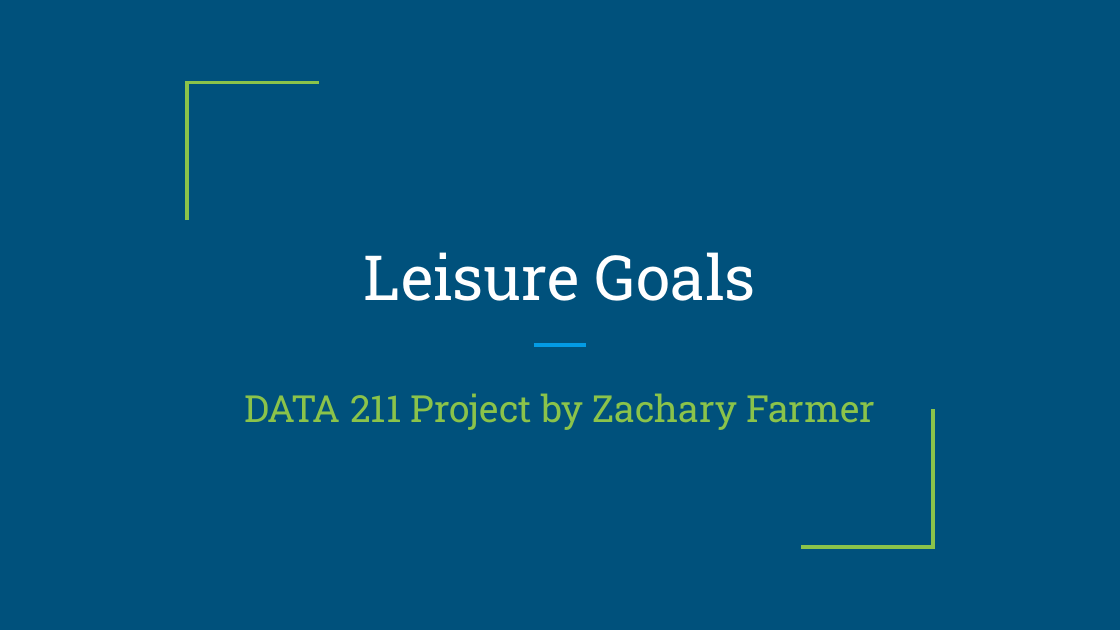
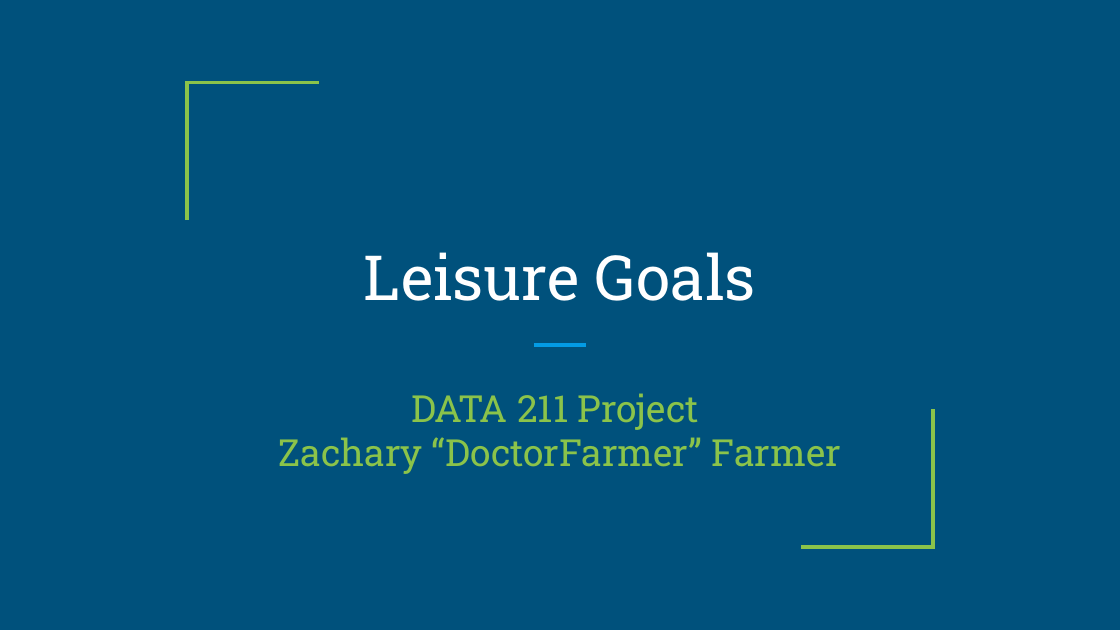
Before and after one commit to DoctorFarmer/DataScienceDegree, a slide deck: slide 1 of Data211 Project.pptx. Drawn at 1120x630 pixels with LibreOffice and Linux fonts; fonts in the diff are those of the drawing. Boxes give left, top, right and bottom in pixels: in the first picture for what was removed or moved away, otherwise in the second. Text is boxed around its words. In the diff, an @@ line names an element or a change of style, - is before the commit and + after.

Commit message:
Project upload 2
Updated project with new graph

```diff
--- a/Data211 Project.pptx
+++ b/Data211 Project.pptx
@@ subtitle at (x1=279, y1=393, x2=841, y2=474): text changed @@
-DATA 211 Project by Zachary Farmer
+DATA 211 Project
+Zachary “DoctorFarmer” Farmer
```
Also in this commit, not shown: 4 other slides changed, 1 slide added.
